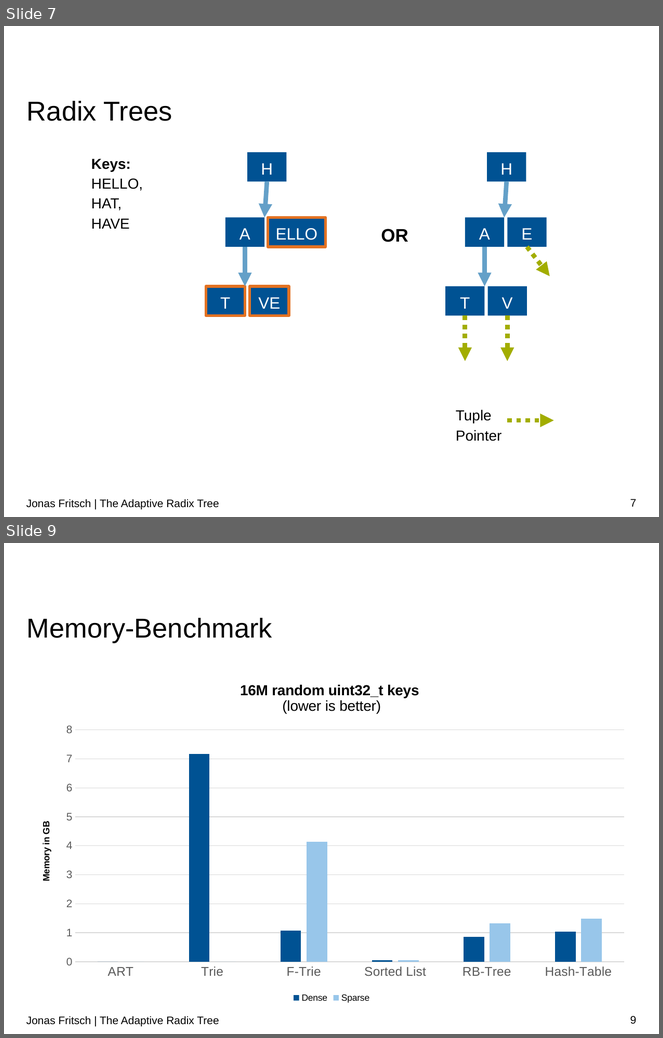
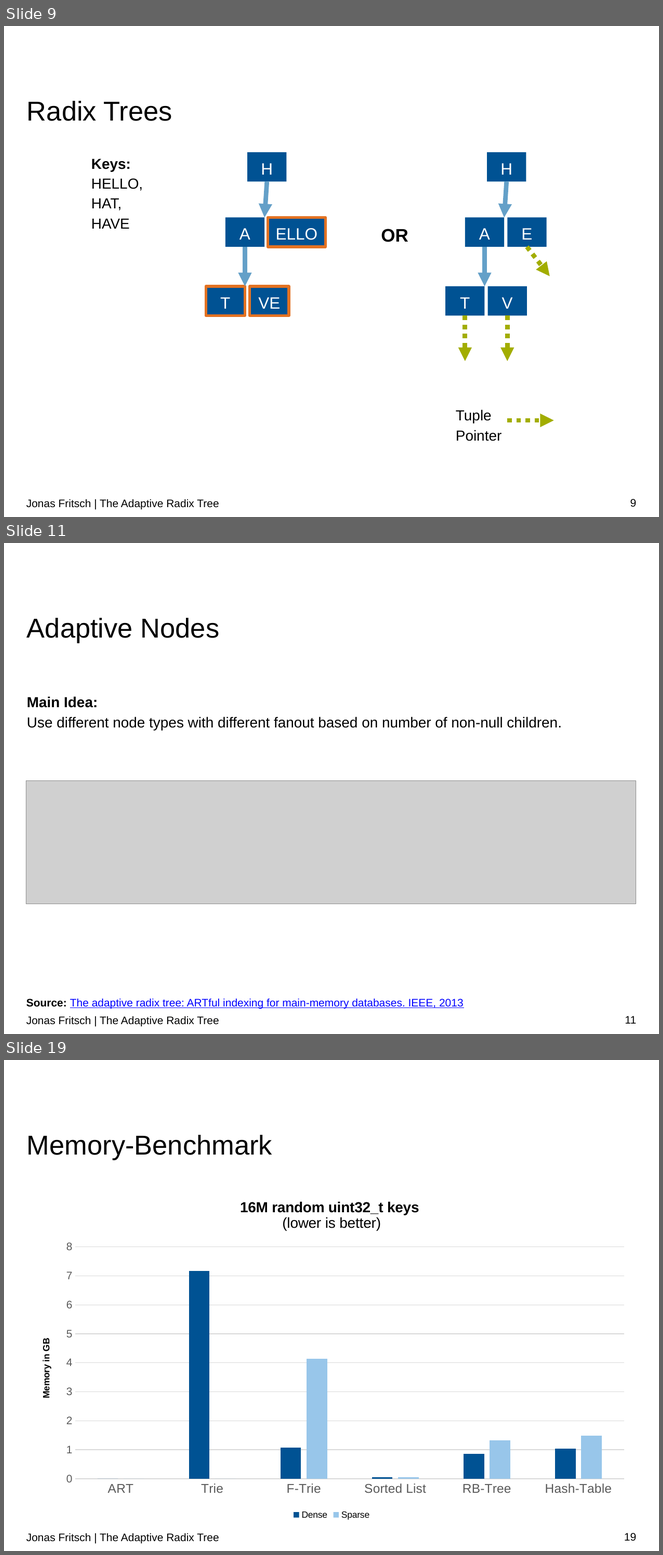
Before and after one commit to atalantus/The-Adaptive-Radix-Tree, a slide deck: Presentation/The Adaptive Radix Tree.pptx. Shown one above the other, each under a label of ours: slides 7 and 9 before the commit, slides 9, 11 and 19 after it; the slides between them are not shown. The pictures are 663x1038 and 663x1555 pixels, drawn with LibreOffice and Linux fonts; fonts in the diff are those of the drawing; grey boxes stand for pictures; background and template pictures are left out. Boxes give left, top, right and bottom in pixels: in the first picture for what was removed or moved away, otherwise in the second. Text is boxed around its words. In the diff, an @@ line names an element or a change of style, - is before the commit and + after.

```diff
--- a/Presentation/The Adaptive Radix Tree.pptx
+++ b/Presentation/The Adaptive Radix Tree.pptx
@@ slide 11 added at (4, 543, 659, 1034), background #FFFFFF @@
@@ title added at (27, 618, 220, 643), 30 pt, text #000000 @@
+Adaptive Nodes
@@ text added at (27, 696, 562, 730), 16 pt, text #000000 @@
+Main Idea:
+Use different node types with different fanout based on number of non-null children.
@@ picture added at (26, 781, 636, 904) @@
@@ text added at (26, 999, 464, 1009), 12 pt, text #0000FF, underline @@
+Source: The adaptive radix tree: ARTful indexing for main-memory databases. IEEE, 2013
@@ text added at (26, 1016, 219, 1027), 12 pt, text #000000 @@
+Jonas Fritsch | The Adaptive Radix Tree
@@ page number added at (625, 1016, 636, 1024), 12 pt, text #000000 @@
+11
@@ what was slide 7 is now slide 9 @@
@@ page number at (631, 499, 637, 507): text changed @@
-7
+9
@@ what was slide 9 is now slide 19 @@
@@ page number at (624, 1533, 636, 1541): text changed @@
-9
+19
```
Also in this commit, not shown: 6 slides changed, 17 other slides added, 1 slide removed, 13 other files.
